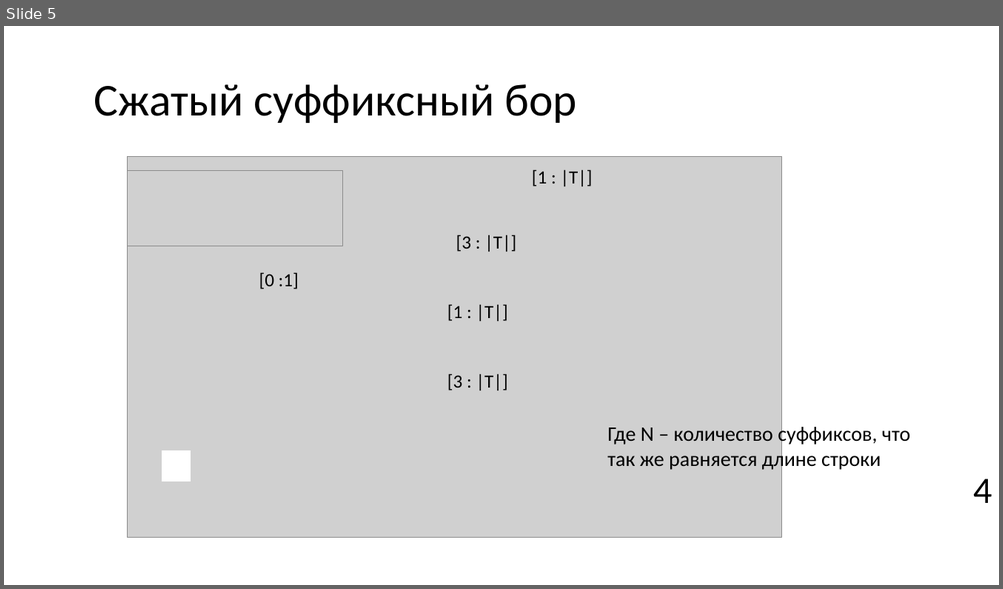
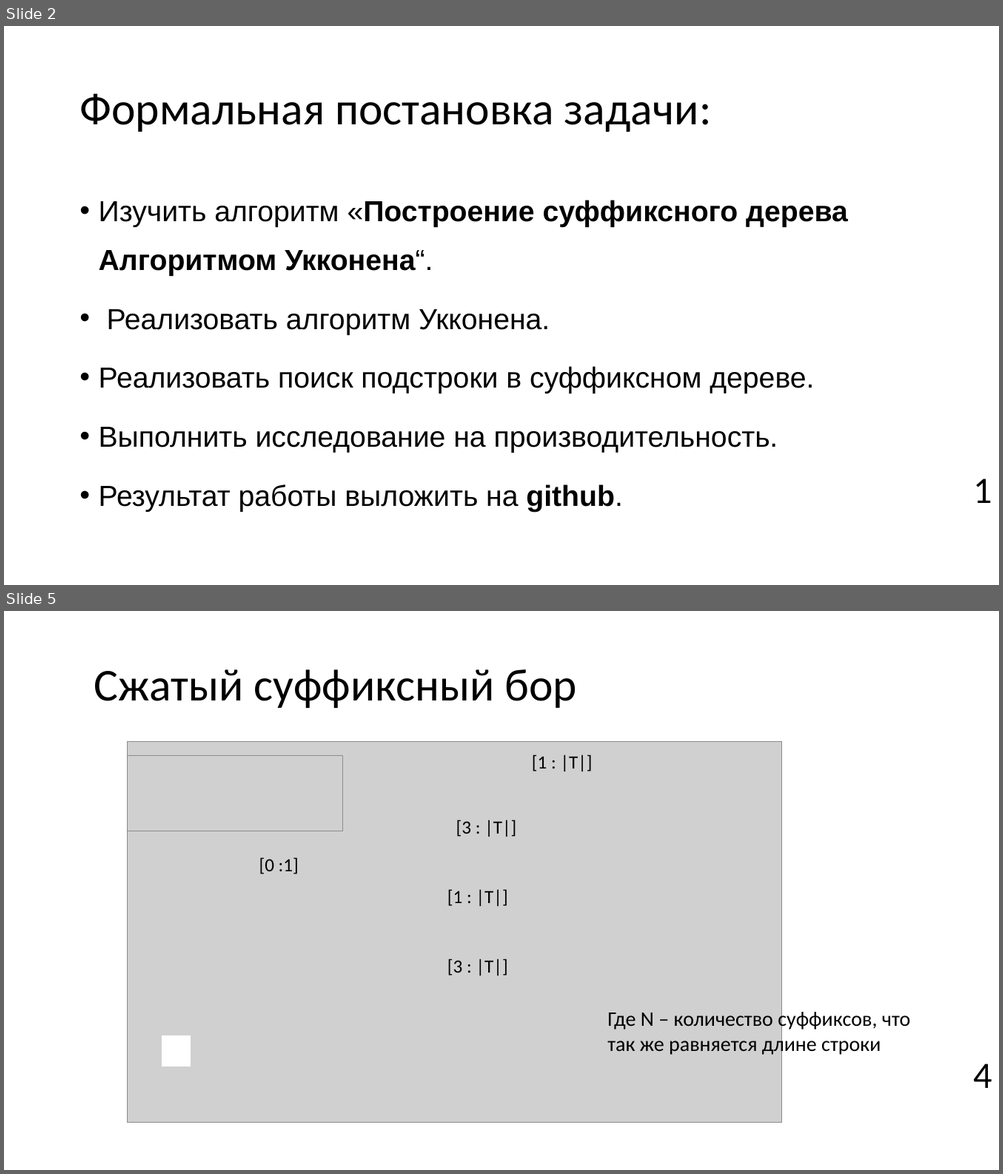
Before and after one commit to Pompon-Den/Suff-Tree-Algorithm-Ykkonen, a slide deck: Algorithm Ykkonena.pptx. Shown one above the other, each under a label of ours: slide 5 before the commit, slides 2 and 5 after it; the slides between them are not shown. The pictures are 1003x589 and 1003x1174 pixels, drawn with LibreOffice and Linux fonts; fonts in the diff are those of the drawing; grey boxes stand for pictures; background and template pictures are left out. Boxes give left, top, right and bottom in pixels: in the first picture for what was removed or moved away, otherwise in the second. Text is boxed around its words. In the diff, an @@ line names an element or a change of style, - is before the commit and + after.

```diff
--- a/Algorithm Ykkonena.pptx
+++ b/Algorithm Ykkonena.pptx
@@ slide 2 added at box(4, 26, 999, 585), background picture (left out) @@
@@ title added at box(79, 93, 711, 132), 44 pt, text #000000 @@
+Формальная постановка задачи:
@@ text added at box(99, 200, 848, 512), 28 pt, text #000000 @@
+• Изучить алгоритм «Построение суффиксного дерева Алгоритмом Укконена“.
+• Реализовать алгоритм Укконена.
+• Реализовать поиск подстроки в суффиксном дереве.
+• Выполнить исследование на производительность.
+• Результат работы выложить на github.
@@ text added at box(973, 479, 992, 503), 36 pt, text #000000 @@
+1
```
Also in this commit, not shown: 8 slides changed, 3 other slides added, 1 slide removed, 3 other files.
